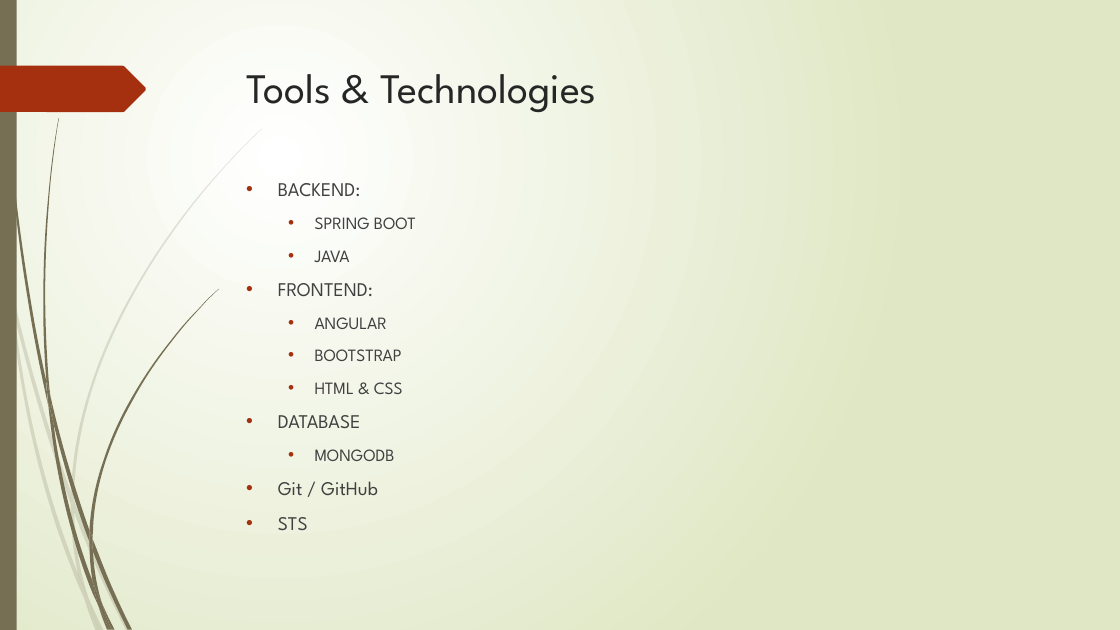
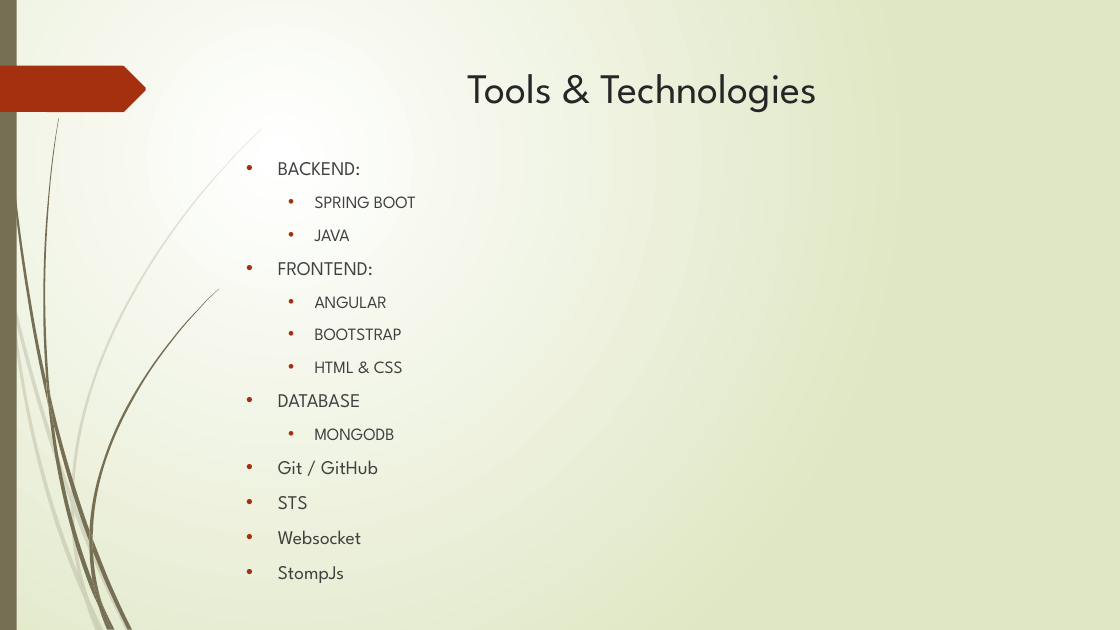
Before and after one commit to Alok0587/QURE, a slide deck: slide 6 of presentation/QURE PPT.pptx (slide 7 before the commit). Drawn at 1120x630 pixels with LibreOffice and Linux fonts; fonts in the diff are those of the drawing. Boxes give left, top, right and bottom in pixels: in the first picture for what was removed or moved away, otherwise in the second. Text is boxed around its words. In the diff, an @@ line names an element or a change of style, - is before the commit and + after.

```diff
--- a/presentation/QURE PPT.pptx
+++ b/presentation/QURE PPT.pptx
@@ title "Tools & Technologies" at (467, 74, 818, 113): alignment left to centre @@
@@ text "BACKEND:": place and size @@
-text "BACKEND:" at (278, 183, 416, 530)
+text "BACKEND:" at (278, 162, 416, 544)
@@ text at (278, 530, 361, 544): paragraphs added @@
+• Websocket
+• StompJs
```
Also in this commit, not shown: 4 other slides changed, 2 slides added.
